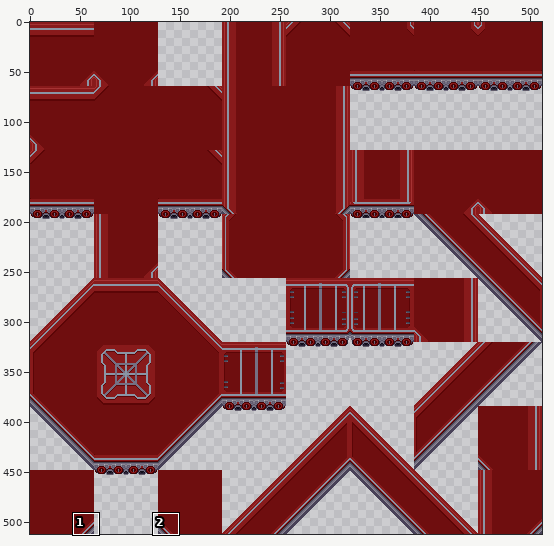
File history of a sprite sheet, Assets/Sprites/boss/Boss tiles/boss_full_final.png. The picture above shows the old version from afar; the outline marks the close-up.
Close-up. Old version:
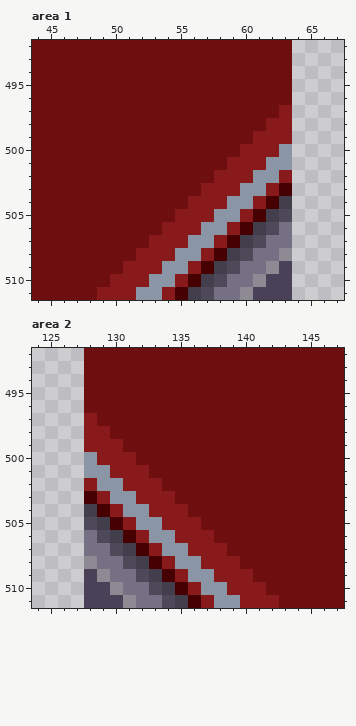
The file is 512x512 pixels. Pixels under 10% opacity are left out. Colours within 5 levels of each other are drawn and written as one. Shown: area 1: x 44..67, y 492..511; area 2: x 124..147, y 492..511. The commit also changed other parts of the picture, which this record leaves out.
Once edited:
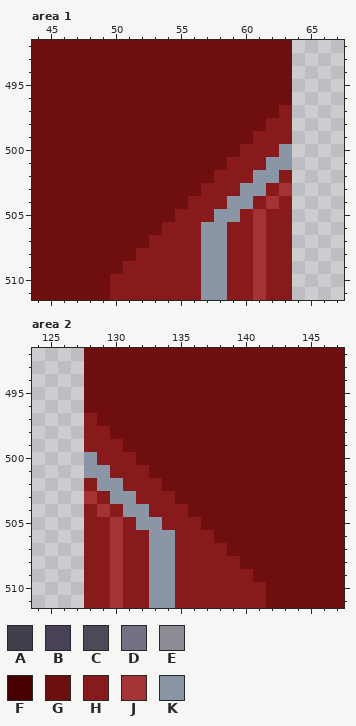
Palette (. is transparent): A #423e4c  B #484158  C #4d4958  D #757083  E #8d8a94  F #470001  G #6f0e0f  H #881a1b  J #a63334  K #8a95a5
Diff:
Area 1:
y 503: x 63 F -> J
y 504: x 62..63 FA -> JH
y 505: x 61..63 FAC -> JHH
y 506: x 60..63 FACD -> HJHH
y 507: x 56 K -> H; x 58..63 HFACDD -> KHHJHH
y 508: x 55..63 KKHFACDDE -> HHKKHHJHH
y 509: x 54..55 KK -> HH; x 57..63 FACDDEB -> KKHHJHH
y 510: x 53..54 KK -> HH; x 56..63 FACDDEBB -> HKKHHJHH
y 511: x 49 H -> G; x 52..53 KK -> HH; x 55..63 FACDDEBBB -> HHKKHHJHH
Area 2:
y 503: x 128 F -> J
y 504: x 128..129 AF -> HJ
y 505: x 128..130 CAF -> HHJ
y 506: x 128..131 DCAF -> HHJH
y 507: x 128..133 DDCAFH -> HHJHHK; x 135 K -> H
y 508: x 128..136 EDDCAFHKK -> HHJHHKKHH
y 509: x 128..134 BEDDCAF -> HHJHHKK; x 136..137 KK -> HH
y 510: x 128..135 BBEDDCAF -> HHJHHKKH; x 137..138 KK -> HH
y 511: x 128..136 BBBEDDCAF -> HHJHHKKHH; x 138..139 KK -> HH; x 142 H -> G
